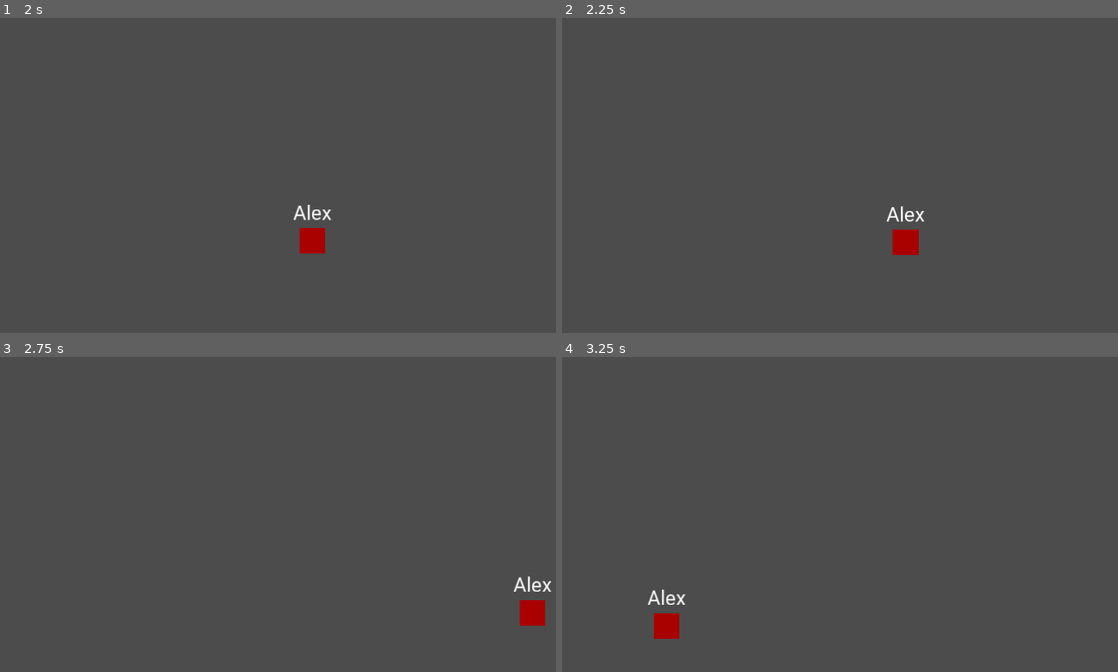
Above: before the commit, frames 1-4 (two rows, left to right).
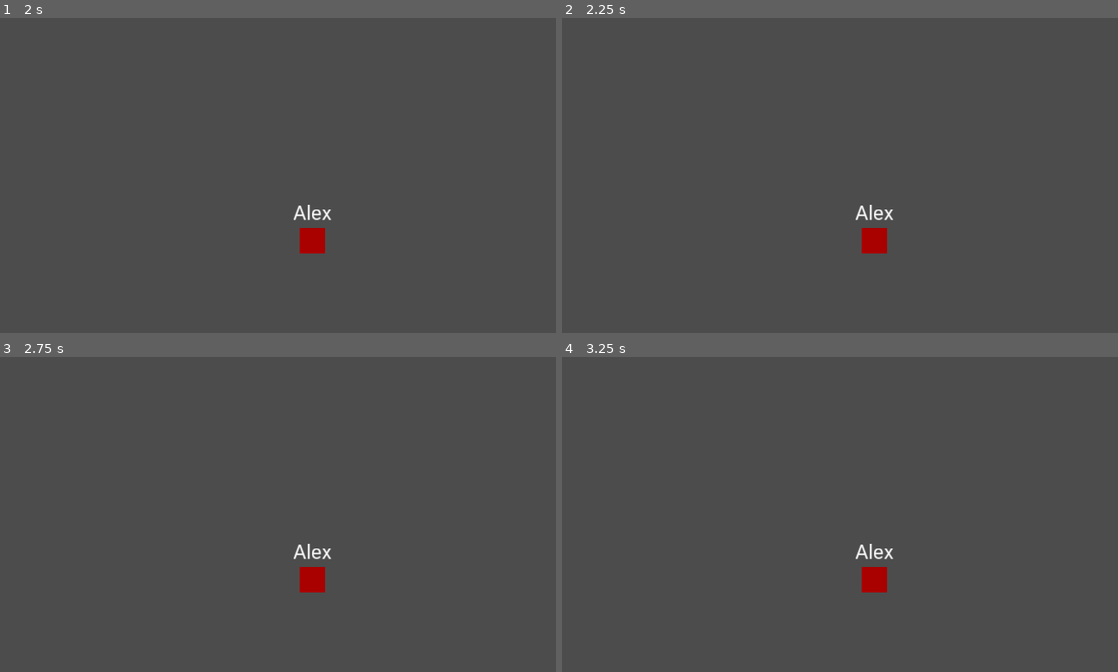
Above: after the commit, the same moments.

Repository: Kristofers-Solo/FuncIt
Game: Godot game, scene res://scenes/main_menu.tscn
The game is run twice, just before and just after one commit, with the same random seed, the same clock (stepped at 60 frames per second) and the same inputs.
Inputs (mouse positions are in pixels of both pictures, inside the frame that each line leads up to):
- Up to frame 1 (2 s): click (255, 40) at 0.52 s; type "Alex" at 0.6 s; click "Create server" at 1.25 s
- Up to frame 2 (2.25 s): tap Enter at 2 s; hold D (move_right) from 2.03 s (still down); tap M (mode_switch) at 2.1 s
- Up to frame 3 (2.75 s): keep holding D (move_right); tap Space (jump) at 2.27 s
- Up to frame 4 (3.25 s): keep holding D (move_right); tap M (mode_switch) at 2.85 s; tap Space (jump) at 3.02 s

Frame 1 is identical in both runs. In frame 2, 1.0% of the frame differs, in the area x 52-66%, y 59-76%; in frame 3, 1.0%; in frame 4, 1.0%, in the area x 15-60%, y 59-90%.
Error in both runs: Invalid get index '3' (on base: 'Array'). (res://code/server/network.gd:26)

Commit message:
Added Disconnect screen

Diff:
--- a/kristofers/game/code/player.gd
+++ b/kristofers/game/code/player.gd
@@ -33,9 +33,10 @@
 
 
 func _physics_process(delta):
-	if is_network_master():
-		mode_switch(delta)
-		screen_wrap()
+	if get_tree().has_network_peer():
+		if is_network_master():
+			mode_switch(delta)
+			screen_wrap()
 
 
 func mode_switch(delta):
@@ -117,10 +118,11 @@
 
 
 func _on_network_tick_rate_timeout():
-	if is_network_master():
-		rset_unreliable("puppet_position", global_position)
-		rset_unreliable("puppet_velocity", velocity)
-		rset_unreliable("puppet_rotation", rotation_degrees)
+	if get_tree().has_network_peer():
+		if is_network_master():
+			rset_unreliable("puppet_position", global_position)
+			rset_unreliable("puppet_velocity", velocity)
+			rset_unreliable("puppet_rotation", rotation_degrees)
 
 
 sync func update_position(pos):
--- a/kristofers/game/code/server/network.gd
+++ b/kristofers/game/code/server/network.gd
@@ -78,7 +78,7 @@
 		print("Client has been timed out")
 		reset_network_connection()
 
-		var connection_timeout_prompt = Global.instance_node(load("res://Simple_prompt.tscn"), get_tree().current_scene)
+		var connection_timeout_prompt = Global.instance_node(load("res://scenes/simple_prompt.tscn"), get_tree().current_scene)
 		connection_timeout_prompt.set_text("Connection timed out")
 
 
@@ -89,7 +89,7 @@
 	reset_network_connection()
 
 	if Global.ui != null:
-		var prompt = Global.instance_node(load("res://Simple_prompt.tscn"), Global.ui)
+		var prompt = Global.instance_node(load("res://scenes/simple_prompt.tscn"), Global.ui)
 		prompt.set_text("Connection failed")
 
 
--- a/kristofers/game/scenes/game.tscn
+++ b/kristofers/game/scenes/game.tscn
@@ -1,7 +1,8 @@
-[gd_scene load_steps=3 format=2]
+[gd_scene load_steps=4 format=2]
 
 [ext_resource path="res://scenes/floor.tscn" type="PackedScene" id=1]
 [ext_resource path="res://code/game.gd" type="Script" id=2]
+[ext_resource path="res://code/UI.gd" type="Script" id=3]
 
 [node name="game" type="Node2D"]
 script = ExtResource( 2 )
@@ -23,3 +24,6 @@
 
 [node name="4" type="Position2D" parent="spawn_locations"]
 position = Vector2( 1408, 270 )
+
+[node name="UI" type="CanvasLayer" parent="."]
+script = ExtResource( 3 )
